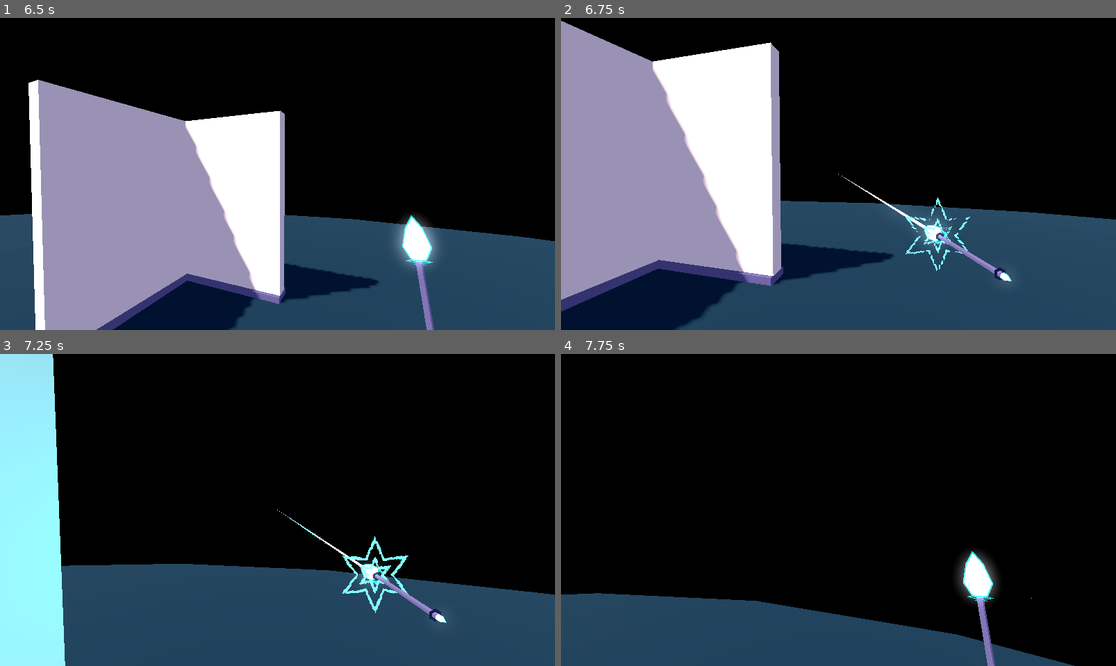
Above: before the commit, frames 1-4 (two rows, left to right).
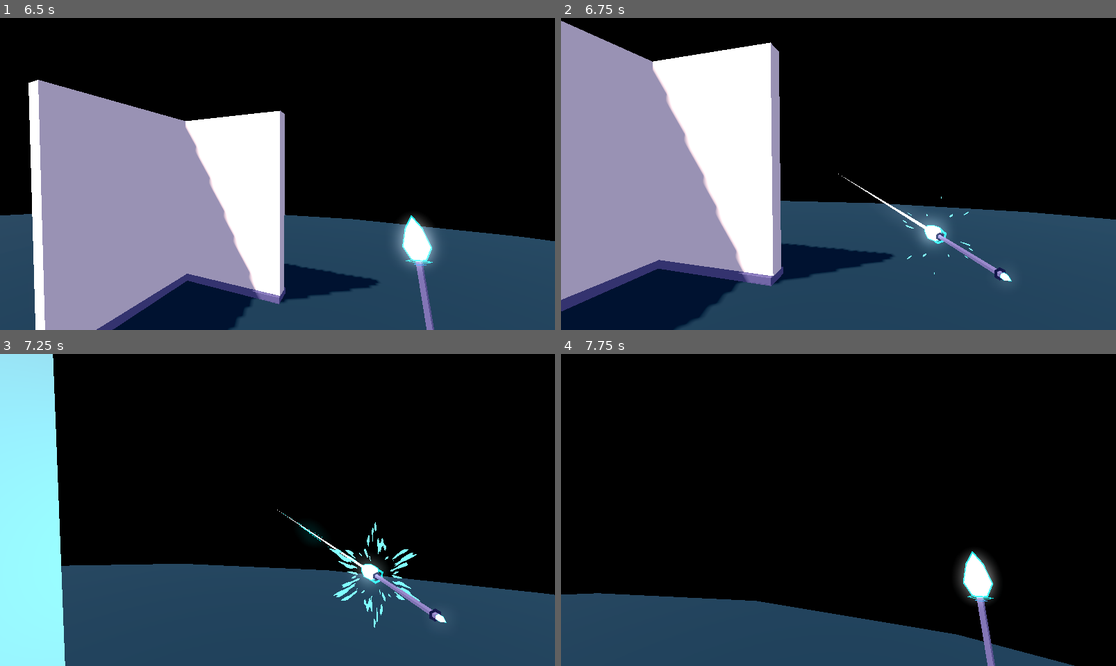
Above: after the commit, the same moments.

Repository: CANSLP/vfx-suite
Game: Godot game, scene res://scenes/test_scene.tscn
The game is run twice, just before and just after one commit, with the same random seed, the same clock (stepped at 60 frames per second) and the same inputs.
Inputs (mouse positions are in pixels of both pictures, inside the frame that each line leads up to):
- Up to frame 1 (6.5 s): tap Enter at 0.5 s; move the mouse to (399, 158) at 0.52 s; press the mouse at (399, 158) at 0.53 s; hold D (rightward) 0.53-1.28 s; tap Space (jump) at 0.77, 1.52, 3.02, 3.77, 4.52, 6.02 s; move the mouse to (249, 174) at 1.27 s; release the mouse at (249, 174) at 1.28 s; hold W (forward) 1.28-5.78 s; tap Shift (crouch) at 1.35 s; move the mouse to (288, 167) at 2.02 s; hold 1 (hand_1) 2.03-2.78 s; move the mouse to (271, 180) at 2.77 s; tap 2 (hand_2) at 2.85 s; move the mouse to (316, 177) at 3.52 s; hold 3 (hand_3) 3.53-4.28 s; move the mouse to (233, 170) at 4.27 s; tap E (hand_scroll+) at 4.35 s; move the mouse to (283, 174) at 5.02 s; hold Q (hand_scroll-) 5.03-5.78 s; move the mouse to (255, 167) at 5.77 s; hold D (rightward) from 5.78 s (still down); tap Ctrl (run) at 5.85 s
- Up to frame 2 (6.75 s): move the mouse to (866, 174) at 6.52 s; release D (rightward) at 6.53 s; press the mouse at (866, 174) at 6.53 s; hold W (forward) from 6.53 s (still down)
- Up to frame 3 (7.25 s): keep holding W (forward); tap Space (jump) at 6.77 s
- Up to frame 4 (7.75 s): keep holding W (forward); move the mouse to (810, 510) at 7.27 s; release the mouse at (810, 510) at 7.28 s; tap Shift (crouch) at 7.35 s; tap Space (jump) at 7.52 s

Frame 1 is identical in both runs. In frame 2, 0.3% of the frame differs, in the area x 61-75%, y 57-83%; in frame 3, 0.9%, in the area x 50-76%, y 51-88%; in frame 4, less than 0.1%.

Commit message:
wand corona fix

Diff:
--- a/assets/shaders/fx_wand_corona.gdshader
+++ b/assets/shaders/fx_wand_corona.gdshader
@@ -30,9 +30,12 @@
 void fragment() {
 	ALBEDO = color;
 	float _d = length(UV-0.5);
-	float _n = noise(vec3((UV-0.5)*25.0/(_d+0.1),TIME*2.5));
-	float _w = sin(_d*25.0+sin(TIME*25.0)-15.0);
-	if(_w+_n<2.0-power){
+	float _a = atan((UV.y-0.5)/(UV.x-0.5));
+	float _n = noise(vec3(_d*10.0-TIME*25.0,_a*15.0,0.0));
+	//float _w = sin(_d*25.0+sin(TIME*25.0)-15.0);
+	float ring = cos(_d*10.0+0.5*sin(TIME*10.0))*0.5+1.0;
+	if(_n+power<ring+1.0){
+	//if(0.5<ring){
 		discard;
 	}
 }
--- a/classes/items/wand.tscn
+++ b/classes/items/wand.tscn
@@ -103,6 +103,13 @@
 mesh = SubResource("SphereMesh_x7nm2")
 skeleton = NodePath("../..")
 
+[node name="ball_halo2" type="MeshInstance3D" parent="impact/ball" index="1"]
+transform = Transform3D(1.2, 0, 0, 0, 1.2, 0, 0, 0, 1.2, 0, 0, 0)
+material_override = ExtResource("4_sqwg3")
+cast_shadow = 0
+mesh = SubResource("SphereMesh_x7nm2")
+skeleton = NodePath("../..")
+
 [node name="rays" type="CPUParticles3D" parent="impact" index="2"]
 material_override = ExtResource("5_gmby2")
 cast_shadow = 0
@@ -127,14 +134,14 @@
 cast_shadow = 0
 
 [node name="shell" type="MeshInstance3D" parent="beam" index="1"]
-transform = Transform3D(-2, 0, -1.50996e-07, 0, 2, 0, 3.01992e-07, 0, -1, 0, 0, -1)
+transform = Transform3D(-3, 0, -1.50996e-07, 0, 3, 0, 4.52987e-07, 0, -1, 0, 0, -1)
 material_override = SubResource("ShaderMaterial_njmyp")
 cast_shadow = 0
 mesh = SubResource("ArrayMesh_6wb8u")
 skeleton = NodePath("")
 
 [node name="corona" parent="." index="6"]
-transform = Transform3D(1, 0, 0, 0, -4.37114e-08, -1, 0, 1, -4.37114e-08, 0, 0, 0)
+transform = Transform3D(1.5, 0, 0, 0, -4.37114e-08, -1.5, 0, 1, -6.55671e-08, 0, 0, 0)
 material_override = ExtResource("8_sqloo")
 cast_shadow = 0
 
--- a/classes/player.tscn
+++ b/classes/player.tscn
@@ -39,7 +39,6 @@
 near = 0.125
 
 [node name="hand" type="Node3D" parent="camera"]
-transform = Transform3D(1, 0, 0, 0, 1, 0, 0, 0, 1, 0, 0, 0)
 script = ExtResource("2_6g0fi")
 pf_bomb = ExtResource("3_7lxoh")
 
